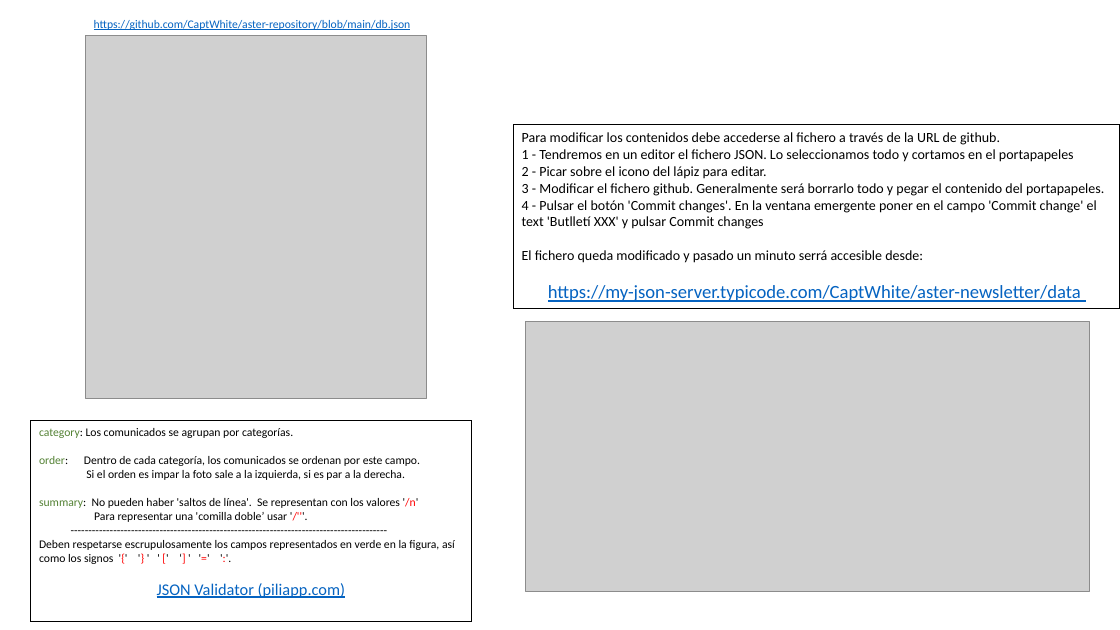
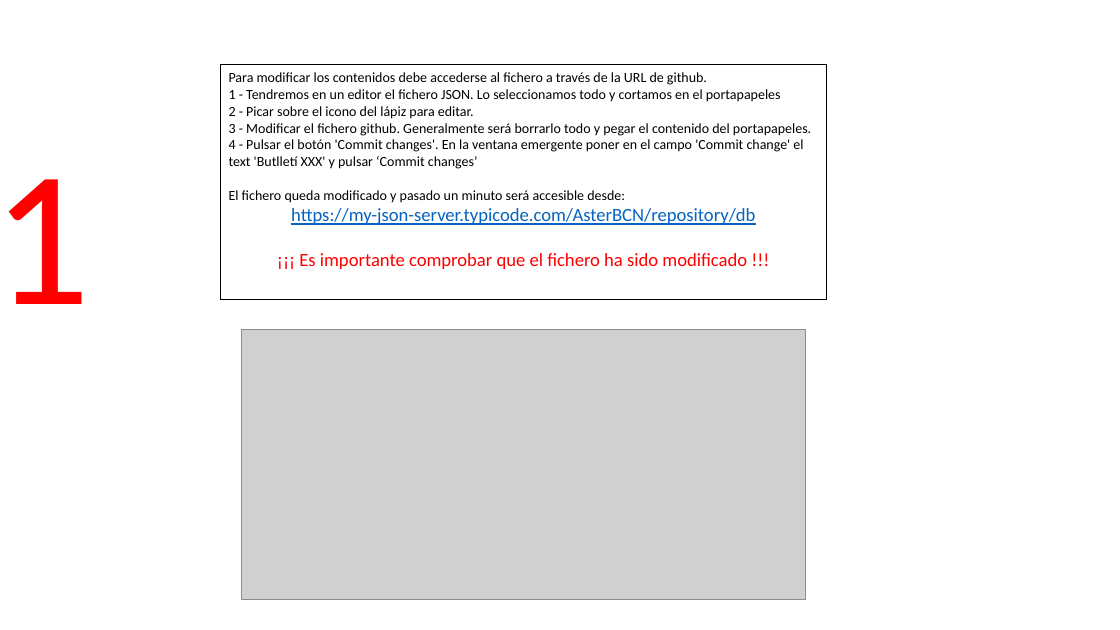
Before and after one commit to AsterBCN/newsletter, a slide deck: slide 6 of Documents/Newsletter.pptx (slide 5 before the commit). Drawn at 1120x630 pixels with LibreOffice and Linux fonts; fonts in the diff are those of the drawing; grey boxes stand for pictures. Boxes give left, top, right and bottom in pixels: in the first picture for what was removed or moved away, otherwise in the second. Text is boxed around its words. In the diff, an @@ line names an element or a change of style, - is before the commit and + after.

Commit message:
newsletter

```diff
--- a/Documents/Newsletter.pptx
+++ b/Documents/Newsletter.pptx
@@ text removed at (x1=94, y1=20, x2=411, y2=30) @@
-https://github.com/CaptWhite/aster-repository/blob/main/db.json
@@ picture removed at (x1=86, y1=35, x2=426, y2=398) @@
@@ rectangle "Para modificar los contenidos debe ..." resized from (x1=513, y1=125, x2=1120, y2=309) to (x1=220, y1=65, x2=827, y2=299) @@
@@ text in rectangle at (x1=229, y1=139, x2=803, y2=269): text changed @@
-4 - Pulsar el botón 'Commit changes'. En la ventana emergente poner en el campo 'Commit change' el text 'Butlletí XXX' y pulsar Commit changes
-El fichero queda modificado y pasado un minuto serrá accesible desde:
-https://my-json-server.typicode.com/CaptWhite/aster-newsletter/data
+4 - Pulsar el botón 'Commit changes'. En la ventana emergente poner en el campo 'Commit change' el text 'Butlletí XXX' y pulsar ‘Commit changes’
+El fichero queda modificado y pasado un minuto será accesible desde:
+https://my-json-server.typicode.com/AsterBCN/repository/db
+¡¡¡ Es importante comprobar que el fichero ha sido modificado !!!
@@ text added at (x1=0, y1=179, x2=91, y2=304), 166 pt, text #FF0000 @@
+1
@@ picture moved from (x1=526, y1=322, x2=1090, y2=592) to (x1=242, y1=329, x2=806, y2=600) @@
@@ rectangle removed at (x1=31, y1=421, x2=471, y2=622) @@
-category: Los comunicados se agrupan por categorías.
-order: Dentro de cada categoría, los comunicados se ordenan por este campo.
-Si el orden es impar la foto sale a la izquierda, si es par a la derecha.
-summary: No pueden haber 'saltos de línea'. Se representan con los valores '/n'
-Para representar una 'comilla doble’ usar '/'''.
------------------------------------------------------------------------------------------
-Deben respetarse escrupulosamente los campos representados en verde en la figura, así como los signos '{' '} ' ' [' ‘] ' '=' ':'.
-JSON Validator (piliapp.com)
```
Also in this commit, not shown: 2 other slides changed, 3 slides added, 1 slide removed, 1 other file.
